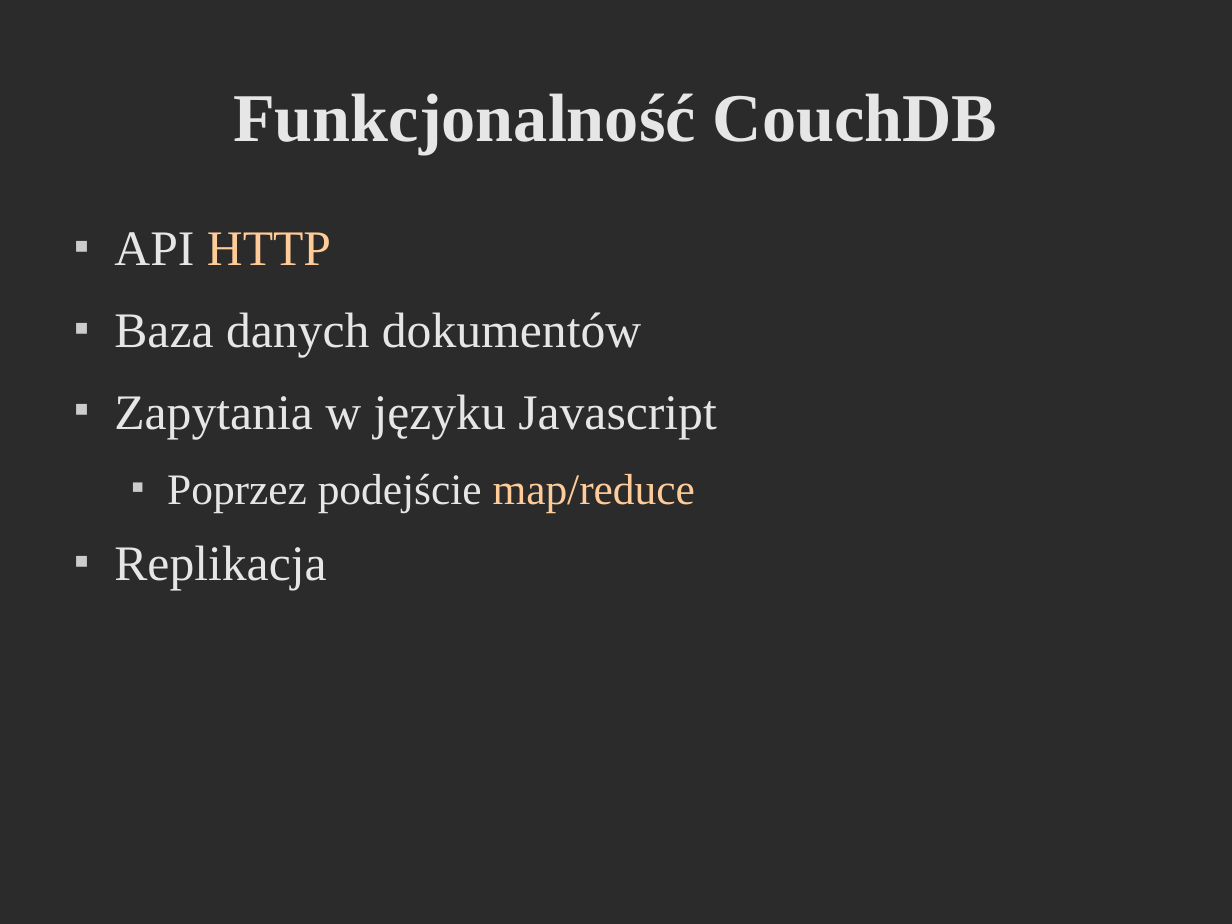
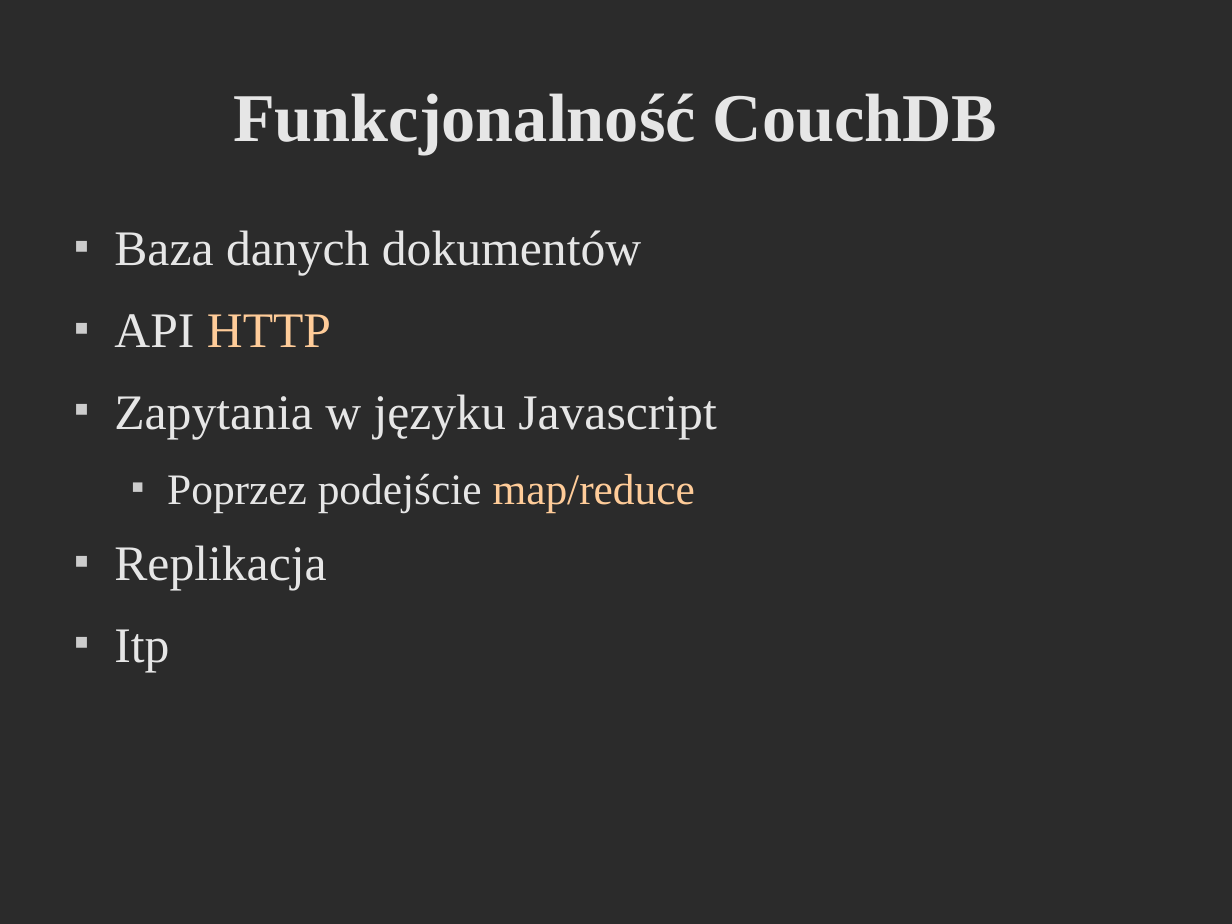
Before and after one commit to godfryd/checking-couchdb, a slide deck: slide 5 of checking-couchdb.odp. Drawn at 1232x924 pixels with LibreOffice and Linux fonts; fonts in the diff are those of the drawing; background and template pictures are left out; a plain dark background stands for a picture behind light text. Boxes give left, top, right and bottom in pixels: in the first picture for what was removed or moved away, otherwise in the second. Text is boxed around its words. In the diff, an @@ line names an element or a change of style, - is before the commit and + after.

```diff
--- a/checking-couchdb.odp
+++ b/checking-couchdb.odp
@@ text at [114, 230, 641, 276]: paragraph added @@
+■ Baza danych dokumentów
@@ text at [114, 312, 641, 357]: paragraph removed @@
-■ Baza danych dokumentów
@@ text at [114, 629, 169, 672]: paragraph added @@
+■ Itp
```
Also in this commit, not shown: 8 other slides changed, 6 slides added, 5 slides removed.
